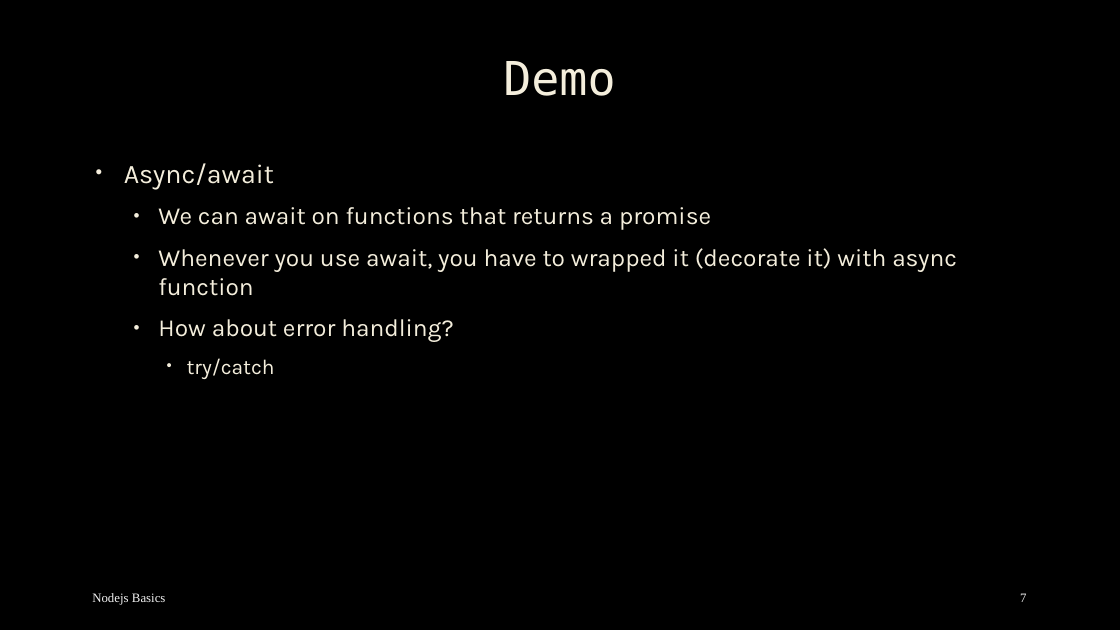
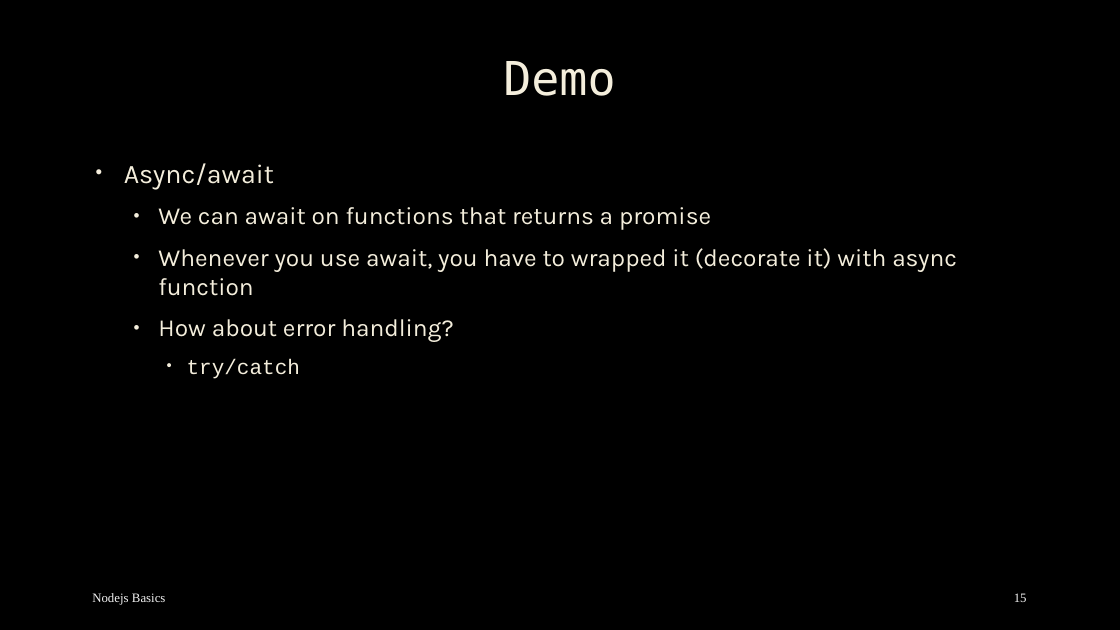
Before and after one commit to mostafa8026/nestjs-course, a slide deck: slide 15 of nodejs-basics-03.pptx (slide 7 before the commit). Drawn at 1120x630 pixels with LibreOffice and Linux fonts; fonts in the diff are those of the drawing; background and template pictures are left out. Boxes give left, top, right and bottom in pixels: in the first picture for what was removed or moved away, otherwise in the second. Text is boxed around its words. In the diff, an @@ line names an element or a change of style, - is before the commit and + after.

```diff
--- a/nodejs-basics-03.pptx
+++ b/nodejs-basics-03.pptx
@@ text at (187,359,300,379): font Karla to Courier New in "try/catch" @@
@@ page number at (1014,593,1027,602): text changed @@
-7
+15
```
Also in this commit, not shown: 5 other slides changed, 8 slides added, 8 other files.
